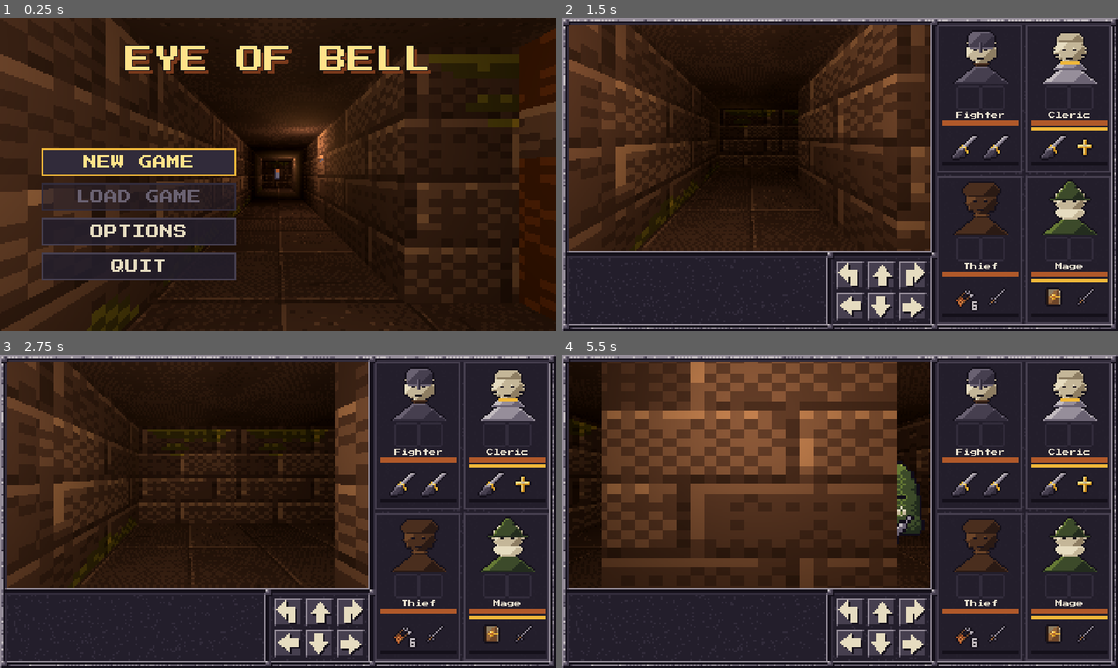
Above: before the commit, frames 1-4 (two rows, left to right).
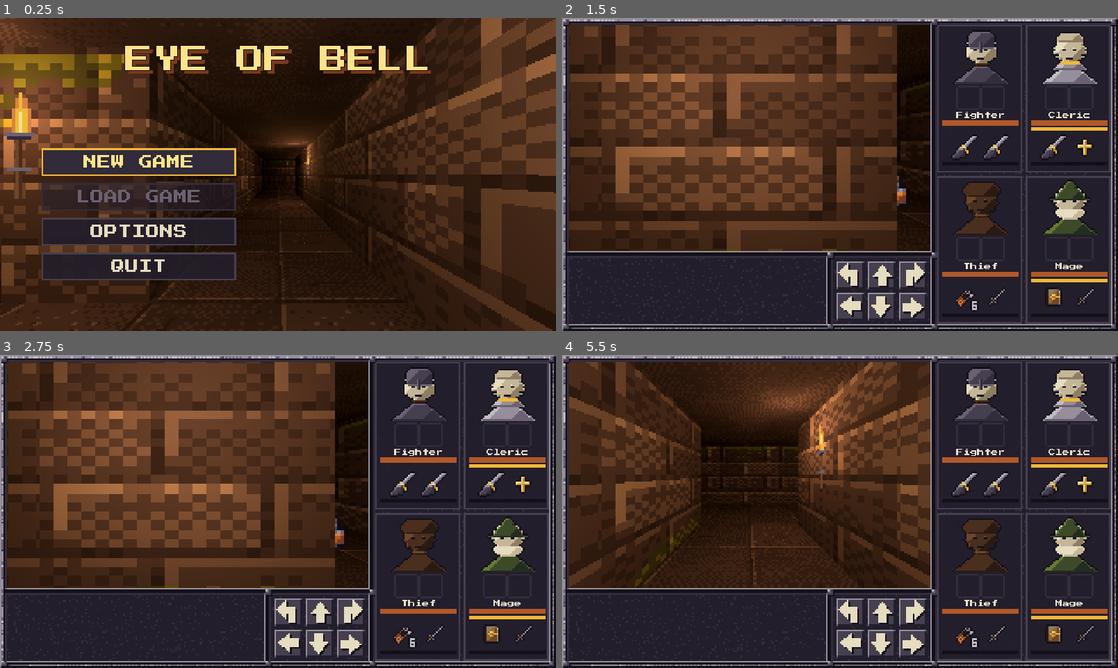
Above: after the commit, the same moments.

Repository: XrNrX/eye-of-bell
Game: Godot game, scene res://scenes/main_menu.tscn
Same seed, same stepped clock (60 frames per second), same inputs: the game is played once before the commit and once after it. Sound files missing from this copy of the repository are replaced by a short silence.
Inputs (mouse positions are in pixels of both pictures, inside the frame that each line leads up to):
- Up to frame 1 (0.25 s): no input
- Up to frame 2 (1.5 s): click "NEW GAME" at 0.5 s; click (851, 274) at 1.27 s
- Up to frame 3 (2.75 s): click (316, 611) at 2.02 s
- Up to frame 4 (5.5 s): click (912, 611) at 2.77 s; click (851, 642) at 3.52 s; click (878, 642) at 4.27 s; click (912, 642) at 5.02 s

The runs differ from the first frame. In frame 1, 25% of the frame differs, in the area x 0-100%, y 0-100%; in frame 2, 27%; in frame 3, 33%, in the area x 1-67%, y 2-75%; in frame 4, 27%.

Commit message:
Make the traced map the main dungeon level
Level from map.png: gates on levers/plate, two locked doors, three keys, two
exit stairs at the far end. 15 monsters incl. new Skeleton Guard and Acid
Slime, items spread through rooms and closets. Main menu camera moved to the
new corridor. The stairs nearest the start were removed to keep it hard.

Co-Authored-By: Claude Sonnet 5.5 <noreply@anthropic.com>

Diff:
--- /dev/null
+++ b/art/monsters/skeleton_guard/skeleton_guard_sheet.json
@@ -0,0 +1,65 @@
+{
+  "frame_size": [
+    48,
+    64
+  ],
+  "frames": {
+    "idle_0": {
+      "x": 0,
+      "y": 0,
+      "w": 48,
+      "h": 64
+    },
+    "idle_1": {
+      "x": 48,
+      "y": 0,
+      "w": 48,
+      "h": 64
+    },
+    "attack_0": {
+      "x": 96,
+      "y": 0,
+      "w": 48,
+      "h": 64
+    },
+    "attack_1": {
+      "x": 144,
+      "y": 0,
+      "w": 48,
+      "h": 64
+    },
+    "attack_2": {
+      "x": 192,
+      "y": 0,
+      "w": 48,
+      "h": 64
+    },
+    "hurt_0": {
+      "x": 240,
+      "y": 0,
+      "w": 48,
+      "h": 64
+    },
+    "hurt_0_flash": {
+      "x": 288,
+      "y": 0,
+      "w": 48,
+      "h": 64
+    }
+  },
+  "animations": {
+    "idle": [
+      "idle_0",
+      "idle_1"
+    ],
+    "attack": [
+      "attack_0",
+      "attack_1",
+      "attack_2"
+    ],
+    "hurt": [
+      "hurt_0",
+      "hurt_0_flash"
+    ]
+  }
+}
--- /dev/null
+++ b/art/monsters/slime_acid/slime_acid_sheet.json
@@ -0,0 +1,72 @@
+{
+  "frame_size": [
+    48,
+    48
+  ],
+  "frames": {
+    "idle_0": {
+      "x": 0,
+      "y": 0,
+      "w": 48,
+      "h": 48
+    },
+    "idle_1": {
+      "x": 48,
+      "y": 0,
+      "w": 48,
+      "h": 48
+    },
+    "idle_2": {
+      "x": 96,
+      "y": 0,
+      "w": 48,
+      "h": 48
+    },
+    "attack_0": {
+      "x": 144,
+      "y": 0,
+      "w": 48,
+      "h": 48
+    },
+    "attack_1": {
+      "x": 192,
+      "y": 0,
+      "w": 48,
+      "h": 48
+    },
+    "attack_2": {
+      "x": 240,
+      "y": 0,
+      "w": 48,
+      "h": 48
+    },
+    "hurt_0": {
+      "x": 288,
+      "y": 0,
+      "w": 48,
+      "h": 48
+    },
+    "hurt_0_flash": {
+      "x": 336,
+      "y": 0,
+      "w": 48,
+      "h": 48
+    }
+  },
+  "animations": {
+    "idle": [
+      "idle_0",
+      "idle_1",
+      "idle_2"
+    ],
+    "attack": [
+      "attack_0",
+      "attack_1",
+      "attack_2"
+    ],
+    "hurt": [
+      "hurt_0",
+      "hurt_0_flash"
+    ]
+  }
+}
--- /dev/null
+++ b/data/monsters/skeleton_guard.tres
@@ -0,0 +1,23 @@
+[gd_resource type="Resource" load_steps=3 format=3]
+
+[ext_resource type="Script" path="res://scripts/monster_def.gd" id="1_def"]
+[ext_resource type="Texture2D" path="res://art/monsters/skeleton_guard/skeleton_guard_sheet.png" id="2_sheet"]
+
+[resource]
+script = ExtResource("1_def")
+display_name = "Skeleton Guard"
+max_hp = 20
+attack = 4
+defence = 3
+damage_min = 2
+damage_max = 8
+attack_interval = 1.8
+speed = 1.0
+sight_range = 5
+sheet = ExtResource("2_sheet")
+hframes = 7
+idle_frames = PackedInt32Array(0, 1)
+attack_frames = PackedInt32Array(2, 3, 4)
+hurt_frames = PackedInt32Array(5, 6)
+idle_fps = 2.0
+pixel_size = 0.028
--- /dev/null
+++ b/data/monsters/slime_acid.tres
@@ -0,0 +1,23 @@
+[gd_resource type="Resource" load_steps=3 format=3]
+
+[ext_resource type="Script" path="res://scripts/monster_def.gd" id="1_def"]
+[ext_resource type="Texture2D" path="res://art/monsters/slime_acid/slime_acid_sheet.png" id="2_sheet"]
+
+[resource]
+script = ExtResource("1_def")
+display_name = "Acid Slime"
+max_hp = 10
+attack = 2
+defence = 1
+damage_min = 2
+damage_max = 5
+attack_interval = 2.2
+speed = 0.8
+sight_range = 4
+sheet = ExtResource("2_sheet")
+hframes = 8
+idle_frames = PackedInt32Array(0, 1, 2, 1)
+attack_frames = PackedInt32Array(3, 4, 5)
+hurt_frames = PackedInt32Array(6, 7)
+idle_fps = 3.0
+pixel_size = 0.04
--- a/scripts/dungeon_map.gd
+++ b/scripts/dungeon_map.gd
@@ -2,39 +2,92 @@
 ## The level data (used via preload, see dungeon_builder.gd / player.gd).
 ## Edit MAP below like a text file:
 ## 1 = wall, 0 = floor, 2 = door (starts closed), 3 = locked door (needs a key),
-## 4 = stairs down (stepping on it completes the level).
+## 4 = stairs down (stepping on any of them completes the level).
 ## Row index is Z (north at top), column index is X.
 
 const TILE_SIZE := 2.0   # World units per grid tile.
 const WALL_HEIGHT := 2.0
 
+## The level is traced from a hand-drawn map (the 23x23 grid of map.png, shifted two rows down and one
+## column right so there is a wall border and room for two closets north of room 7). Where the map
+## drew a feature the game has no tile for, it became: archway = open floor, portcullis = a door
+## driven by a lever or plate (DOOR_IDS), up stairs = the landing the player starts on.
+## Numbers in the comments are the room numbers on that map.
+## The level is traced from a hand-drawn map (the 23x23 grid of map.png, shifted two rows down and one
+## column right so there is a wall border and room for two closets north of room 7). Where the map
+## drew a feature the game has no tile for, it became: archway = open floor, portcullis = a door
+## driven by a lever or plate (DOOR_IDS), up stairs = the landing the player starts on.
+## Numbers in the comments are the room numbers on that map.
+## The level is traced from a hand-drawn map (the 23x23 grid of map.png, shifted two rows down and one
+## column right so there is a wall border and room for two closets north of room 7). Where the map
+## drew a feature the game has no tile for, it became: archway = open floor, portcullis = a door
+## driven by a lever or plate (DOOR_IDS), up stairs = the landing the player starts on.
+## Numbers in the comments are the room numbers on that map.
+## The level is traced from a hand-drawn map (the 23x23 grid of map.png, shifted two rows down and one
+## column right so there is a wall border and room for two closets north of room 7). Where the map
+## drew a feature the game has no tile for, it became: archway = open floor, portcullis = a door
+## driven by a lever or plate (DOOR_IDS), up stairs = the landing the player starts on.
+## Numbers in the comments are the room numbers on that map.
 const MAP := [
-	[1, 1, 1, 1, 1, 1, 1, 1, 1, 1],
-	[1, 0, 0, 0, 1, 0, 0, 0, 0, 1],
-	[1, 0, 1, 0, 1, 0, 1, 1, 0, 1],
-	[1, 0, 1, 0, 0, 0, 0, 1, 0, 1],
-	[1, 0, 1, 1, 1, 1, 0, 1, 0, 1],
-	[1, 0, 0, 0, 0, 1, 0, 0, 0, 1],
-	[1, 1, 1, 1, 1, 1, 1, 1, 2, 1],
-	[1, 0, 0, 0, 0, 0, 0, 0, 0, 1],
-	[1, 3, 1, 1, 1, 1, 1, 1, 1, 1],
-	[1, 0, 0, 4, 1, 1, 1, 1, 1, 1],
-	[1, 1, 1, 1, 1, 1, 1, 1, 1, 1],
-]
-
-const START_TILE := Vector2i(1, 1)  # (x, z) grid cell the player spawns in.
-const START_FACING := 2             # 0 = north (-Z), 1 = west, 2 = south, 3 = east.
+	[1, 1, 1, 1, 1, 1, 1, 1, 1, 1, 1, 1, 1, 1, 1, 1, 1, 1, 1, 1, 1, 1],  # 0
+	[1, 1, 1, 1, 1, 1, 1, 1, 1, 1, 1, 1, 1, 1, 1, 1, 1, 1, 0, 1, 0, 1],  # 1
+	[1, 1, 1, 1, 1, 1, 1, 1, 1, 1, 1, 1, 1, 1, 1, 1, 1, 1, 2, 1, 3, 1],  # 2
+	[1, 1, 1, 1, 1, 1, 1, 1, 1, 1, 1, 1, 1, 1, 1, 1, 1, 1, 0, 0, 0, 1],  # 3
+	[1, 1, 1, 1, 1, 1, 1, 1, 1, 1, 1, 1, 1, 1, 1, 1, 1, 1, 0, 0, 0, 1],  # 4
+	[1, 1, 1, 1, 1, 1, 1, 1, 1, 1, 1, 1, 1, 1, 1, 1, 0, 2, 0, 0, 0, 1],  # 5
+	[1, 1, 1, 1, 1, 1, 1, 1, 1, 1, 1, 1, 1, 1, 1, 1, 2, 1, 1, 1, 2, 1],  # 6
+	[1, 1, 0, 0, 0, 0, 0, 1, 1, 1, 1, 1, 0, 0, 0, 0, 0, 1, 0, 0, 0, 1],  # 7
+	[1, 1, 1, 1, 1, 1, 0, 1, 1, 1, 1, 1, 0, 0, 0, 0, 0, 1, 0, 0, 0, 1],  # 8
+	[1, 1, 1, 1, 0, 0, 0, 1, 0, 0, 0, 1, 0, 0, 0, 0, 0, 2, 0, 0, 0, 1],  # 9
+	[1, 1, 1, 1, 1, 1, 0, 1, 0, 0, 0, 1, 0, 0, 0, 0, 0, 1, 2, 1, 1, 1],  # 10
+	[1, 1, 1, 1, 1, 1, 0, 0, 0, 0, 0, 1, 0, 0, 0, 0, 0, 1, 0, 1, 1, 1],  # 11
+	[1, 1, 1, 1, 1, 1, 0, 1, 1, 1, 1, 1, 1, 1, 1, 1, 1, 1, 0, 1, 1, 1],  # 12
+	[1, 1, 1, 1, 1, 1, 0, 0, 0, 0, 0, 0, 0, 1, 1, 1, 1, 1, 0, 1, 1, 1],  # 13
+	[1, 1, 1, 1, 1, 1, 1, 1, 1, 1, 1, 1, 0, 1, 1, 1, 1, 1, 0, 1, 1, 1],  # 14
+	[1, 1, 1, 1, 1, 1, 1, 1, 0, 0, 1, 1, 0, 0, 0, 0, 0, 0, 0, 1, 1, 1],  # 15
+	[1, 1, 1, 1, 1, 1, 1, 0, 0, 0, 0, 1, 1, 1, 1, 1, 1, 1, 0, 1, 1, 1],  # 16
+	[1, 1, 1, 1, 1, 1, 0, 0, 0, 0, 0, 0, 0, 0, 0, 1, 1, 1, 0, 0, 0, 1],  # 17
+	[1, 1, 1, 1, 1, 1, 0, 0, 0, 0, 1, 1, 0, 0, 0, 1, 1, 1, 1, 1, 3, 1],  # 18
+	[1, 1, 1, 1, 1, 1, 1, 0, 0, 0, 1, 1, 0, 0, 0, 0, 0, 0, 0, 1, 0, 1],  # 19
+	[1, 1, 1, 1, 1, 1, 1, 1, 1, 1, 1, 1, 1, 1, 1, 1, 0, 0, 0, 1, 0, 1],  # 20
+	[1, 1, 1, 1, 1, 1, 1, 1, 1, 1, 1, 1, 1, 1, 1, 1, 0, 0, 0, 2, 0, 1],  # 21
+	[1, 1, 1, 1, 1, 1, 1, 1, 1, 1, 1, 1, 1, 1, 1, 1, 1, 1, 1, 1, 0, 1],  # 22
+	[1, 1, 1, 1, 1, 1, 1, 1, 1, 1, 1, 1, 1, 1, 1, 1, 1, 1, 4, 4, 0, 1],  # 23
+	[1, 1, 1, 1, 1, 1, 1, 1, 1, 1, 1, 1, 1, 1, 1, 1, 1, 1, 1, 1, 1, 1],  # 24
+]
+
+const START_TILE := Vector2i(5, 9)  # (x, z) grid cell the player spawns in (the up-stairs landing).
+const START_FACING := 3             # 0 = north (-Z), 1 = west, 2 = south, 3 = east.
 
 
 # Wall torches as Vector3i(x, z, side): the floor cell they light, and which of
 # its walls they hang on (0 = north, 1 = west, 2 = south, 3 = east).
 const TORCHES: Array[Vector3i] = [
-	Vector3i(1, 1, 0),
-	Vector3i(5, 1, 0),
-	Vector3i(1, 5, 1),
-	Vector3i(3, 7, 2),
-	Vector3i(7, 7, 2),
-	Vector3i(2, 9, 2),  # Inside the locked room.
+	Vector3i(3, 7, 0),
+	Vector3i(5, 9, 2),
+	Vector3i(6, 11, 1),
+	Vector3i(6, 12, 3),
+	Vector3i(9, 13, 2),
+	Vector3i(12, 14, 1),
+	Vector3i(14, 15, 0),
+	Vector3i(17, 15, 2),
+	Vector3i(18, 13, 3),
+	Vector3i(18, 16, 1),
+	Vector3i(20, 19, 3),
+	Vector3i(20, 22, 3),
+	Vector3i(9, 9, 0),
+	Vector3i(14, 7, 0),
+	Vector3i(12, 9, 1),
+	Vector3i(14, 11, 2),
+	Vector3i(16, 5, 0),
+	Vector3i(19, 3, 0),
+	Vector3i(19, 9, 2),
+	Vector3i(13, 17, 0),
+	Vector3i(17, 21, 2),
+	Vector3i(8, 15, 0),
+	Vector3i(9, 18, 3),
+	Vector3i(18, 1, 0),
+	Vector3i(20, 1, 0),
 ]
 
 # --- Switches and linked doors ---
@@ -42,40 +95,73 @@
 # as their "target" (F does nothing on it). A door is open while ANY of its
 # switches is active: a lever that is switched on, or a plate someone stands on.
 const DOOR_IDS := {
-	Vector2i(8, 6): "gate",
+	Vector2i(20, 6): "gate_n",
+	Vector2i(19, 21): "gate_s",
 }
 
 # Pressure plates: open their target door while the player stands on "cell".
 const PLATES := [
-	{"cell": Vector2i(8, 5), "target": "gate"},
+	{"cell": Vector2i(18, 21), "target": "gate_s"},
 ]
 
 # Wall levers: "cell" is the floor tile you stand on, "side" the wall it hangs on
 # (0 = north, 1 = west, 2 = south, 3 = east). Face that wall and press F to toggle.
 const LEVERS := [
-	{"cell": Vector2i(8, 7), "side": 3, "target": "gate"},
+	{"cell": Vector2i(19, 7), "side": 0, "target": "gate_n"},
+	{"cell": Vector2i(20, 5), "side": 3, "target": "gate_n"},
+	{"cell": Vector2i(20, 20), "side": 3, "target": "gate_s"},
 ]
 
 # Items lying on the floor at the start: the cell and an ItemDef resource (see
 # scripts/item_def.gd). dungeon_builder.gd owns their sprites and run-time state
-# (picked up / dropped); this is just the starting layout.
+# (picked up / dropped); this is just the starting layout. Optional "count": a stack.
 const ITEMS := [
-	{"cell": Vector2i(8, 1), "def": "res://data/items/key.tres"},
-	{"cell": Vector2i(1, 2), "def": "res://data/items/short_sword.tres"},    # In front of the start.
-	{"cell": Vector2i(3, 3), "def": "res://data/items/leather_armour.tres"},
-	{"cell": Vector2i(5, 2), "def": "res://data/items/healing_potion.tres"},
-	{"cell": Vector2i(6, 3), "def": "res://data/items/mace.tres"},
-	{"cell": Vector2i(7, 5), "def": "res://data/items/scroll.tres"},
-	{"cell": Vector2i(2, 9), "def": "res://data/items/healing_potion.tres"},  # In the locked room.
-	{"cell": Vector2i(6, 1), "def": "res://data/items/dagger.tres"},
-	{"cell": Vector2i(1, 3), "def": "res://data/items/darts.tres", "count": 4},  # Optional "count": a stack.
+	{"cell": Vector2i(6, 10), "def": "res://data/items/short_sword.tres"},  # In front of the start.
+	{"cell": Vector2i(6, 11), "def": "res://data/items/leather_armour.tres"},
+	{"cell": Vector2i(6, 8), "def": "res://data/items/healing_potion.tres"},
+	{"cell": Vector2i(4, 7), "def": "res://data/items/darts.tres", "count": 4},
+	{"cell": Vector2i(10, 10), "def": "res://data/items/key.tres"},  # Room 5: key one (opens the way to the stairs).
+	{"cell": Vector2i(10, 9), "def": "res://data/items/healing_potion.tres"},
+	{"cell": Vector2i(8, 11), "def": "res://data/items/dagger.tres"},
+	{"cell": Vector2i(12, 11), "def": "res://data/items/mace.tres"},  # Room 3.
+	{"cell": Vector2i(14, 7), "def": "res://data/items/scroll.tres"},
+	{"cell": Vector2i(16, 11), "def": "res://data/items/healing_potion.tres"},
+	{"cell": Vector2i(12, 7), "def": "res://data/items/darts.tres", "count": 3},
+	{"cell": Vector2i(16, 5), "def": "res://data/items/scroll.tres"},  # The nook north of room 3.
+	{"cell": Vector2i(20, 3), "def": "res://data/items/key.tres"},  # Room 7: key two.
+	{"cell": Vector2i(20, 9), "def": "res://data/items/healing_potion.tres"},  # Room 2.
+	{"cell": Vector2i(18, 1), "def": "res://data/items/healing_potion.tres", "count": 3},  # Closet behind the plain door.
+	{"cell": Vector2i(20, 1), "def": "res://data/items/scroll.tres"},  # Closet behind the locked door: the best loot.
+	{"cell": Vector2i(20, 1), "def": "res://data/items/healing_potion.tres", "count": 2},
+	{"cell": Vector2i(20, 1), "def": "res://data/items/darts.tres", "count": 6},
+	{"cell": Vector2i(13, 19), "def": "res://data/items/key.tres"},  # Room 4: key three (opens the locked closet).
+	{"cell": Vector2i(14, 17), "def": "res://data/items/healing_potion.tres"},
+	{"cell": Vector2i(16, 21), "def": "res://data/items/darts.tres", "count": 5},  # Room 6.
+	{"cell": Vector2i(17, 21), "def": "res://data/items/dagger.tres"},
+	{"cell": Vector2i(7, 17), "def": "res://data/items/scroll.tres"},  # The cave.
+	{"cell": Vector2i(7, 18), "def": "res://data/items/healing_potion.tres", "count": 2},
+	{"cell": Vector2i(8, 15), "def": "res://data/items/leather_armour.tres"},
+	{"cell": Vector2i(20, 19), "def": "res://data/items/healing_potion.tres"},  # The corridor to the far stairs.
 ]
 
 # Monsters: the floor cell they start on and their definition resource (see
 # scripts/monster_def.gd). New monsters are just new .tres files listed here.
 const MONSTERS := [
-	{"cell": Vector2i(3, 5), "def": "res://data/monsters/skeleton.tres"},
-	{"cell": Vector2i(1, 5), "def": "res://data/monsters/slime.tres"},
+	{"cell": Vector2i(9, 10), "def": "res://data/monsters/slime.tres"},
+	{"cell": Vector2i(9, 13), "def": "res://data/monsters/skeleton.tres"},
+	{"cell": Vector2i(15, 15), "def": "res://data/monsters/slime.tres"},
+	{"cell": Vector2i(14, 9), "def": "res://data/monsters/skeleton_guard.tres"},
+	{"cell": Vector2i(13, 8), "def": "res://data/monsters/slime_acid.tres"},
+	{"cell": Vector2i(19, 4), "def": "res://data/monsters/skeleton.tres"},
+	{"cell": Vector2i(19, 3), "def": "res://data/monsters/slime_acid.tres"},
+	{"cell": Vector2i(19, 8), "def": "res://data/monsters/skeleton.tres"},
+	{"cell": Vector2i(19, 17), "def": "res://data/monsters/skeleton_guard.tres"},
+	{"cell": Vector2i(20, 21), "def": "res://data/monsters/slime_acid.tres"},
+	{"cell": Vector2i(20, 22), "def": "res://data/monsters/skeleton_guard.tres"},
+	{"cell": Vector2i(17, 20), "def": "res://data/monsters/skeleton.tres"},
+	{"cell": Vector2i(13, 17), "def": "res://data/monsters/slime_acid.tres"},
+	{"cell": Vector2i(8, 16), "def": "res://data/monsters/skeleton_guard.tres"},
+	{"cell": Vector2i(9, 18), "def": "res://data/monsters/skeleton.tres"},
 ]
 
 # --- Run state (reset by reset_run() when the dungeon is built) ---
--- a/scripts/main_menu.gd
+++ b/scripts/main_menu.gd
@@ -38,7 +38,7 @@
 
 const TITLE_SIZE := 32        # Four native pixels per font pixel: chunky.
 const TEXT_SIZE := 16         # Two (the same pixel size as the 2x dungeon view).
-const VIEW_CELL := Vector2i(1, 7)  # Camera starts in this cell of the level, facing east...
+const VIEW_CELL := Vector2i(6, 13)  # Camera starts in this cell of the level, facing east...
 const VIEW_FACING_DEG := -90.0     # ...down the long south corridor (torches on the right wall).
 const SWAY := 0.035           # How far the camera drifts, in world units, so the view is alive.
 const VOLUME_STEP := 0.1
Binary file added: art/monsters/skeleton_guard/attack_0.png
Not shown, added: art/monsters/skeleton_guard/attack_0.png.import
Binary file added: art/monsters/skeleton_guard/attack_1.png
Not shown, added: art/monsters/skeleton_guard/attack_1.png.import
Binary file added: art/monsters/skeleton_guard/attack_2.png
Not shown, added: art/monsters/skeleton_guard/attack_2.png.import
Binary file added: art/monsters/skeleton_guard/hurt_0.png
Not shown, added: art/monsters/skeleton_guard/hurt_0.png.import
Binary file added: art/monsters/skeleton_guard/hurt_0_flash.png
Not shown, added: art/monsters/skeleton_guard/hurt_0_flash.png.import
Binary file added: art/monsters/skeleton_guard/idle_0.png
Not shown, added: art/monsters/skeleton_guard/idle_0.png.import
(and 23 more such lines)
